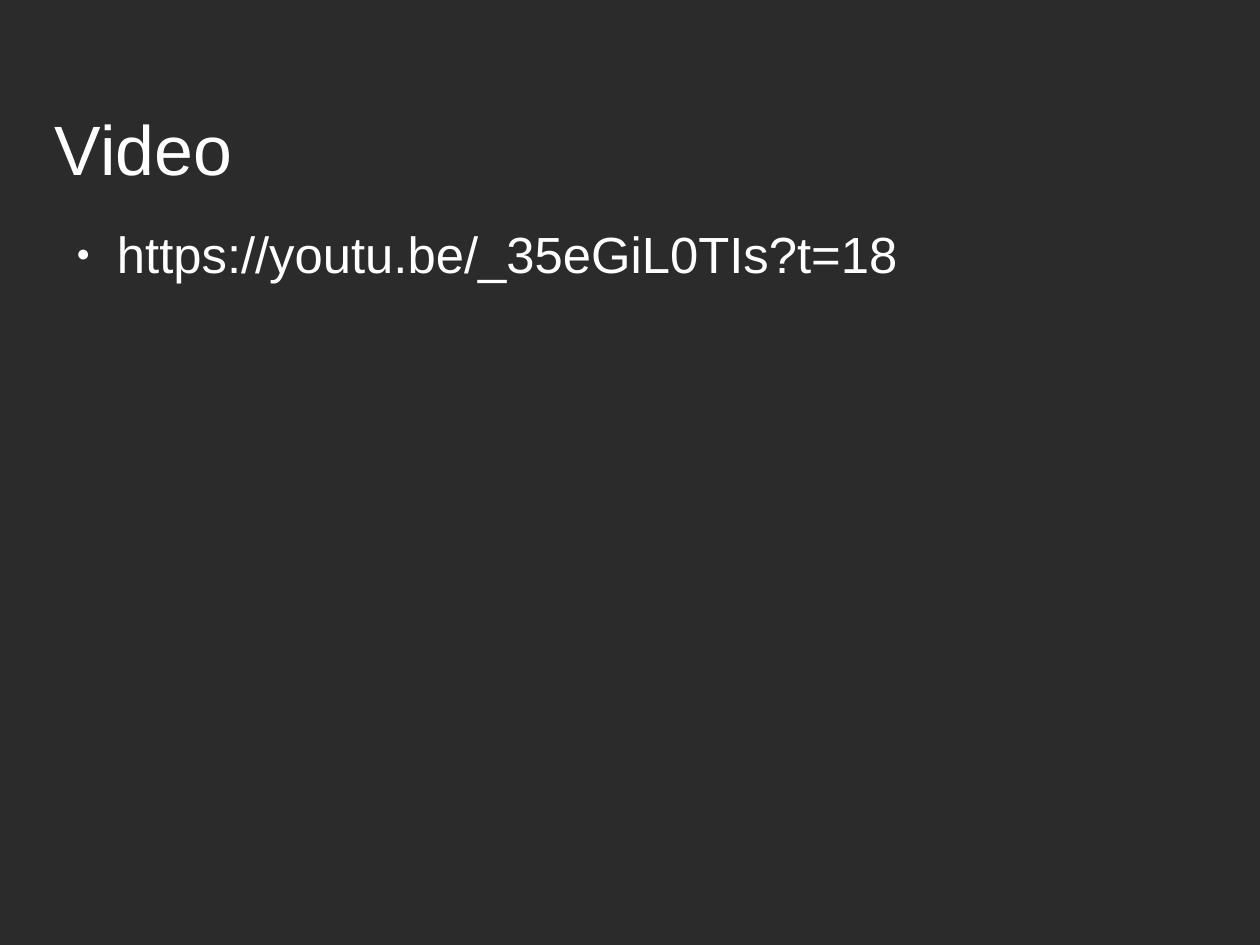
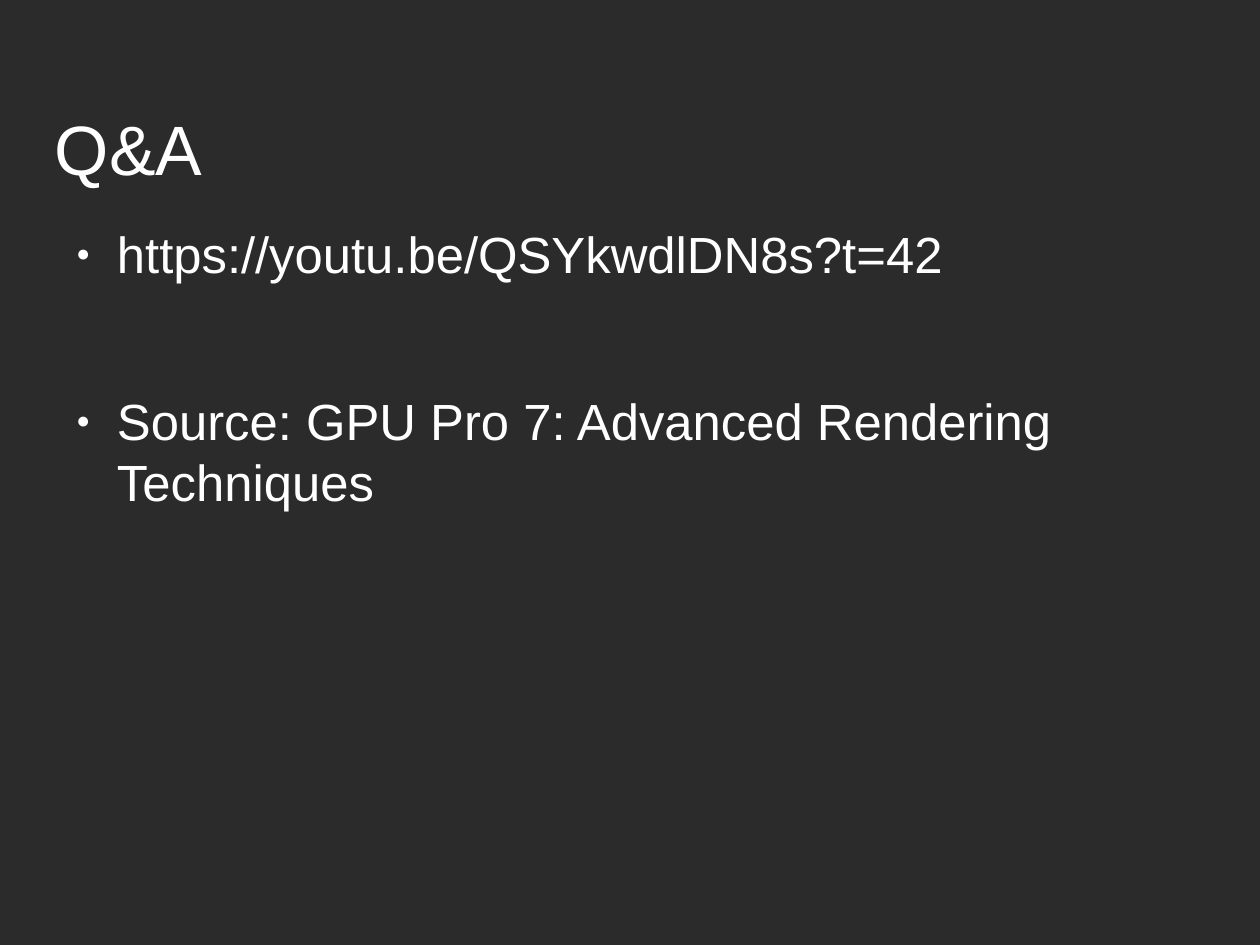
Before and after one commit to Godrak/ProjectZero, a slide deck: slide 20 of doc/paperPresentation.odp (slide 12 before the commit). Drawn at 1260x945 pixels with LibreOffice and Linux fonts; fonts in the diff are those of the drawing; background and template pictures are left out; a plain dark background stands for a picture behind light text. Boxes give left, top, right and bottom in pixels: in the first picture for what was removed or moved away, otherwise in the second. Text is boxed around its words. In the diff, an @@ line names an element or a change of style, - is before the commit and + after.

```diff
--- a/doc/paperPresentation.odp
+++ b/doc/paperPresentation.odp
@@ title at [55,126,202,188]: text changed @@
-Video
+Q&A
@@ text at [117,236,1051,512]: text changed @@
-● https://youtu.be/_35eGiL0TIs?t=18
+● https://youtu.be/QSYkwdlDN8s?t=42
+● Source: GPU Pro 7: Advanced Rendering Techniques
```
Also in this commit, not shown: 2 other slides changed, 8 slides added, 6 other files.
